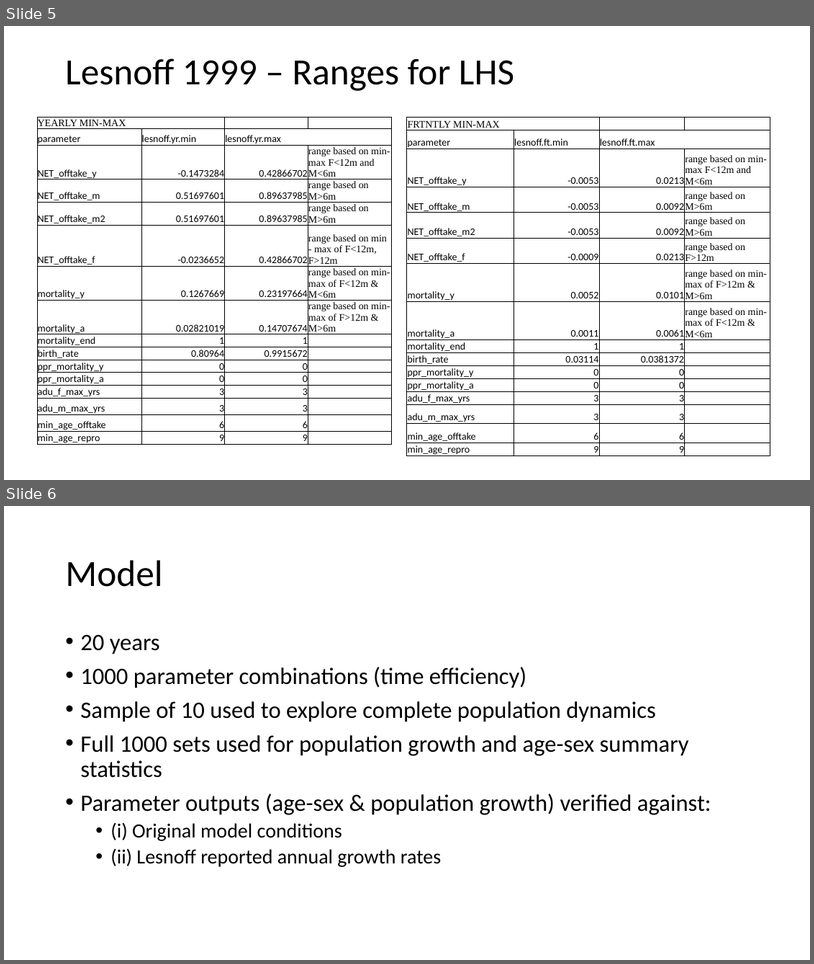
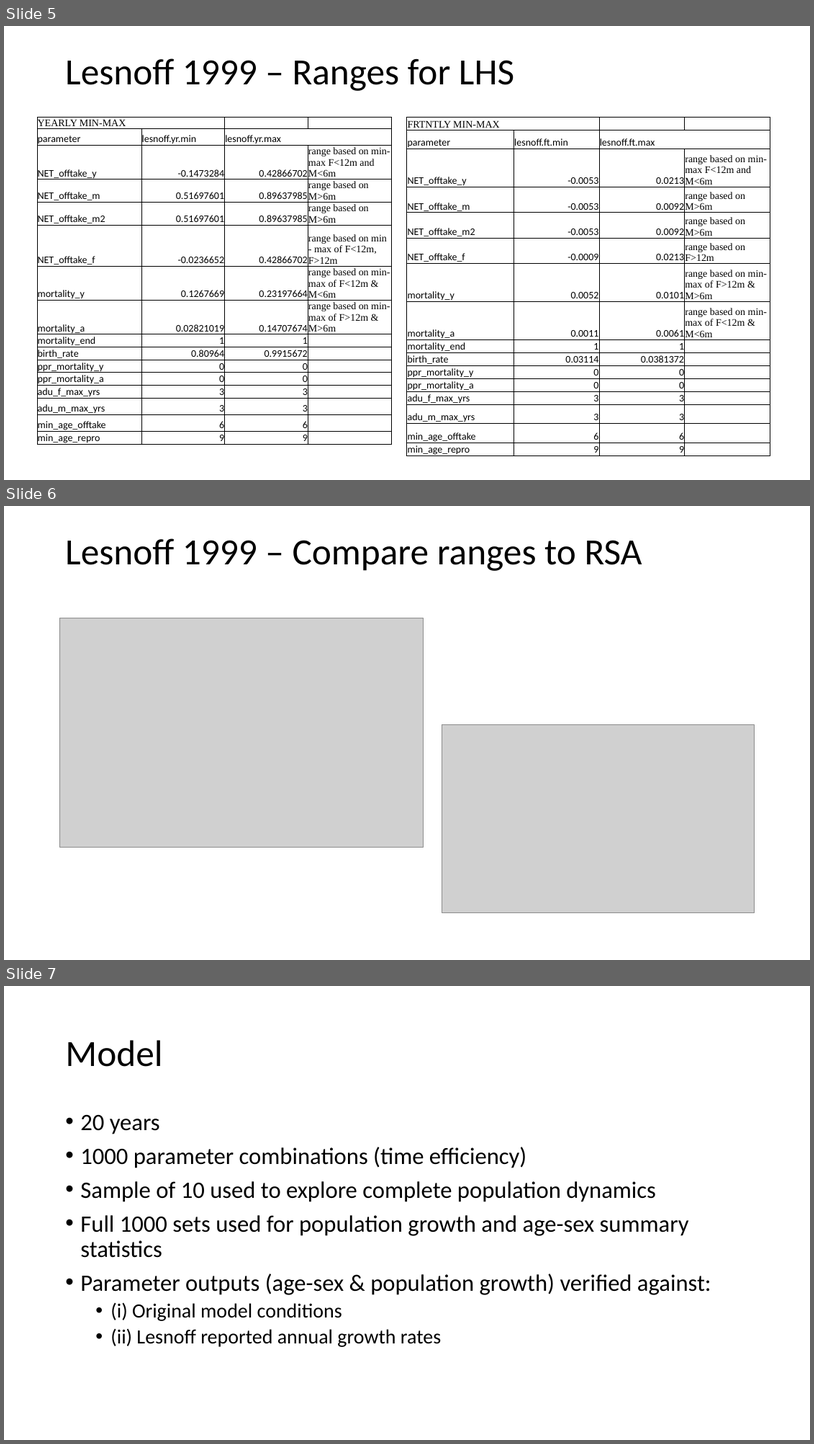
Before and after one commit to BethSavagar/demographic_model_1, a slide deck: presentations/profile-validation/lesnoff.pptx. Shown one above the other, each under a label of ours: slides 5 and 6 before the commit, slides 5, 6 and 7 after it. The pictures are 814x964 and 814x1444 pixels, drawn with LibreOffice and Linux fonts; fonts in the diff are those of the drawing; grey boxes stand for pictures. Boxes give left, top, right and bottom in pixels: in the first picture for what was removed or moved away, otherwise in the second. Text is boxed around its words. In the diff, an @@ line names an element or a change of style, - is before the commit and + after.

Commit message:
adding comparison of lesnoff/RSA ranges to analysis

```diff
--- a/presentations/profile-validation/lesnoff.pptx
+++ b/presentations/profile-validation/lesnoff.pptx
@@ slide 6 added at [4, 506, 810, 960], background #FFFFFF @@
@@ text added at [65, 538, 643, 571], 44 pt, text #000000 @@
+Lesnoff 1999 – Compare ranges to RSA
@@ picture added at [59, 618, 424, 847] @@
@@ picture added at [442, 725, 755, 913] @@
@@ what was slide 6 is now slide 7 @@
```
Also in this commit, not shown: 3 slides changed, 3 other slides added, 5 other files.
